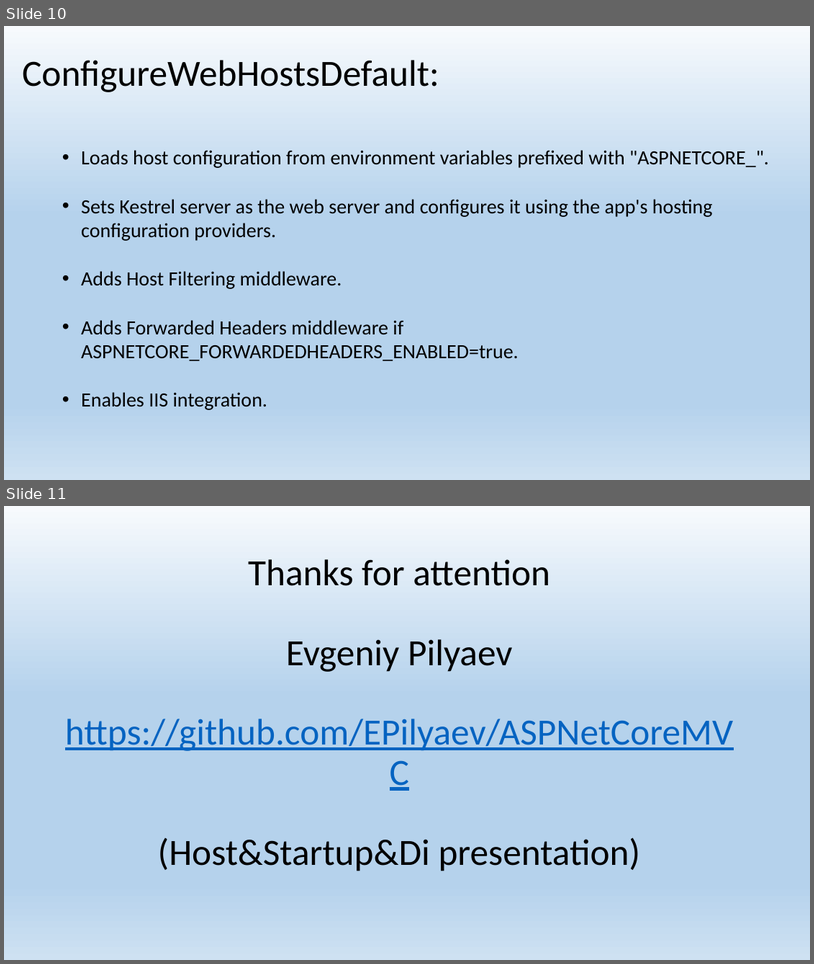
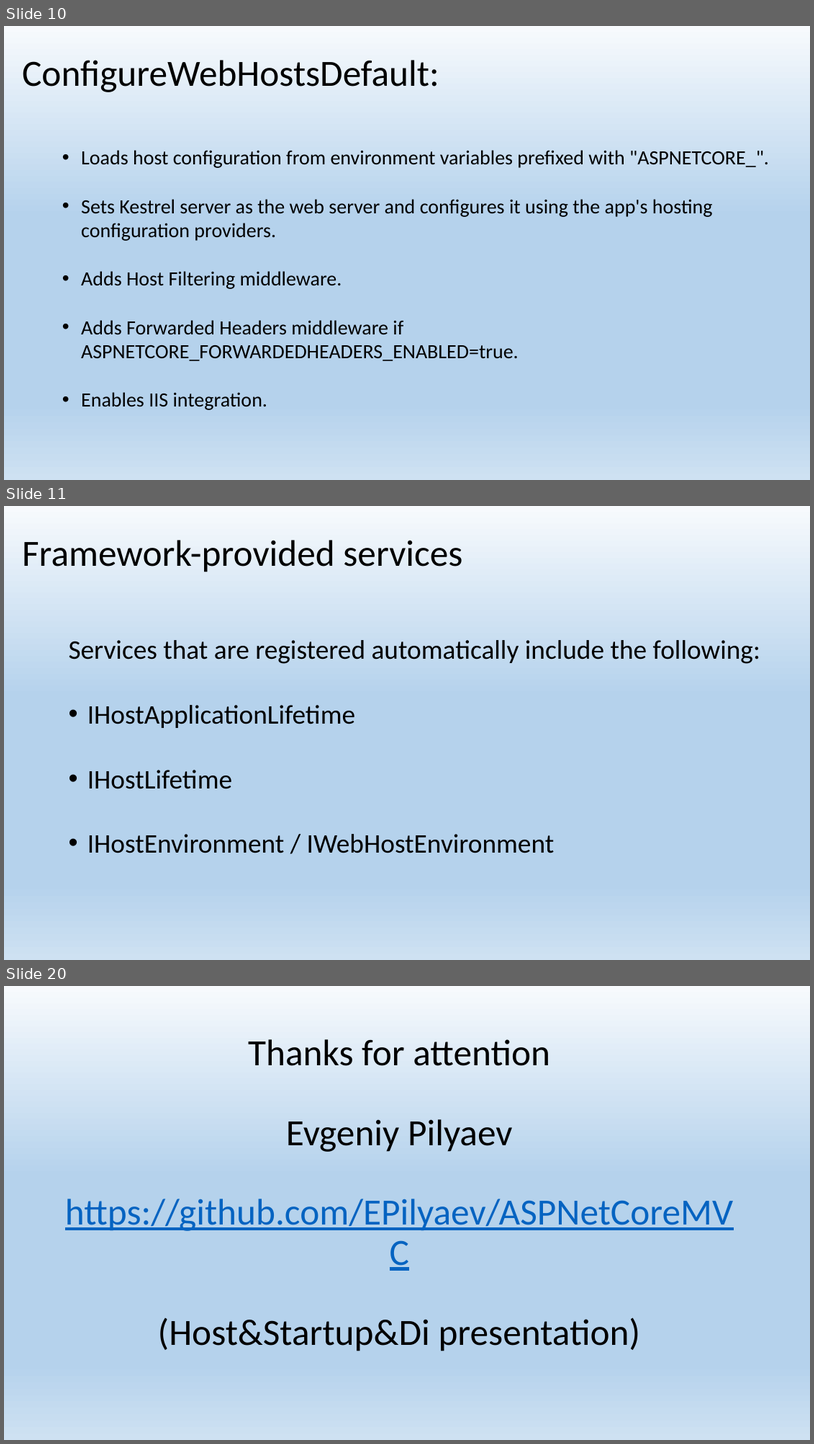
Before and after one commit to EPilyaev/ASPNetCoreMVC, a slide deck: Host&Startup&Di.pptx. Shown one above the other, each under a label of ours: slides 10 and 11 before the commit, slides 10, 11 and 20 after it; the slides between them are not shown. The pictures are 814x964 and 814x1444 pixels, drawn with LibreOffice and Linux fonts; fonts in the diff are those of the drawing. Boxes give left, top, right and bottom in pixels: in the first picture for what was removed or moved away, otherwise in the second. Text is boxed around its words. In the diff, an @@ line names an element or a change of style, - is before the commit and + after.

Commit message:
Add Framework provided services

```diff
--- a/Host&Startup&Di.pptx
+++ b/Host&Startup&Di.pptx
@@ slide 11 added at (x1=4, y1=506, x2=810, y2=960), background gradient #F7FAFD to #B5D2EC to #CEE1F2 @@
@@ title added at (x1=22, y1=540, x2=463, y2=572), 44 pt, text #000000 @@
+Framework-provided services
@@ text added at (x1=69, y1=640, x2=761, y2=853), 32 pt, text #000000 @@
+Services that are registered automatically include the following:
+• IHostApplicationLifetime
+• IHostLifetime
+• IHostEnvironment / IWebHostEnvironment
@@ what was slide 11 is now slide 20 @@
```
Also in this commit, not shown: 8 other slides added, 1 other file.
